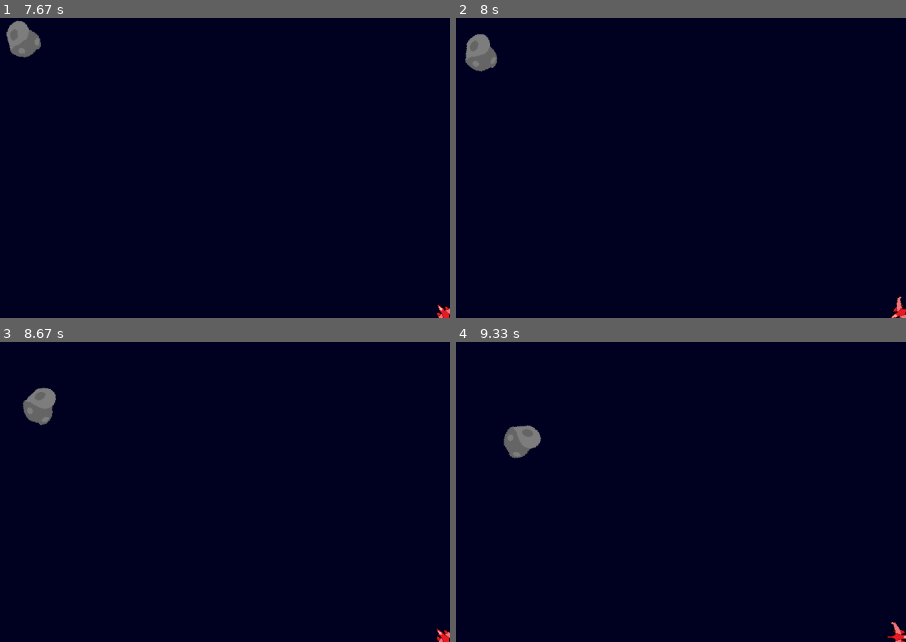
Above: before the commit, frames 1-4 (two rows, left to right).
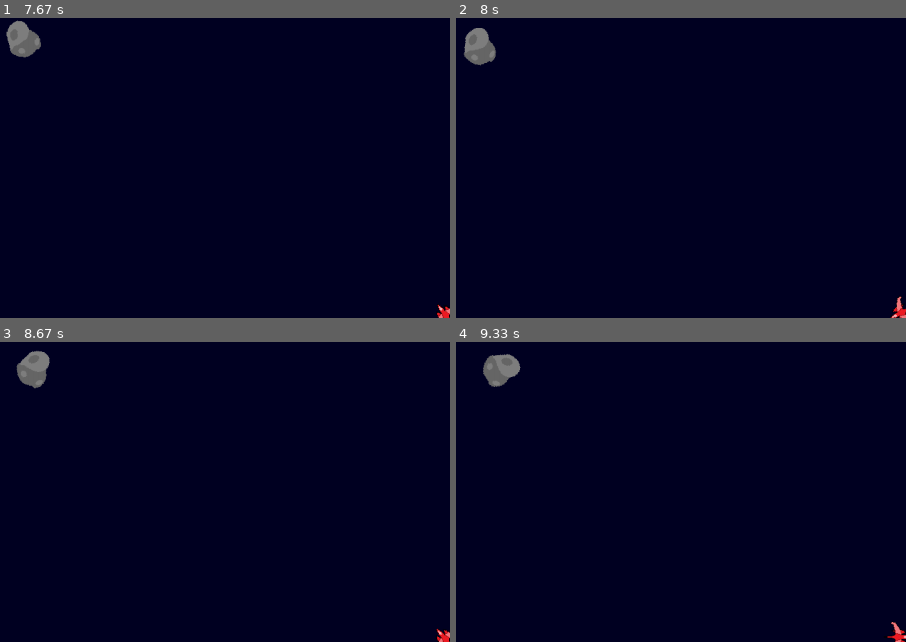
Above: after the commit, the same moments.

Repository: misha001-10/Project_Pygame
Game: pygame game, started from main.py
Two runs of this game, one before a commit and one after it. Both use one fixed random seed, a clock stepped at 60 frames per second and the inputs below.
Inputs:
- Up to frame 1 (7.67 s): tap F at 0.33 s; hold D 0.67-1.13 s; hold W 1.17-1.63 s; hold D 1.67-2.13 s; hold A 2.17-2.7 s; tap Shift at 2.73 s; hold S 3.07-3.37 s; hold A 3.4-3.8 s; hold W 3.83-4.2 s; hold D 4.23-4.87 s; hold S 4.9-5.27 s; hold A 5.3-5.77 s; tap Space at 5.37, 5.67, 5.87, 6.17, 6.37, 6.7, 7, 7.2, 7.5 s; hold D 5.8-6.27 s; hold W 6.3-6.6 s; hold D 6.63-7.1 s; hold A from 7.13 s (still down)
- Up to frame 2 (8 s): release A at 7.67 s; hold S from 7.7 s (still down); tap Space at 7.77 s; tap Shift at 7.85 s
- Up to frame 3 (8.67 s): release S at 8 s; hold A 8.03-8.43 s; tap Space at 8.1, 8.4, 8.53 s; hold W from 8.47 s (still down)
- Up to frame 4 (9.33 s): release W at 8.83 s; hold D from 8.87 s (still down); tap Space at 8.93, 9.23 s; tap Shift at 9.02 s
The pictures show only the part of the screen within x 1-51%, y 1-51%; the shares and areas given below are measured in that part.

Frame 1 is identical in both runs. In frame 2, 0.4% of the frame differs, in the area x 1-10%, y 3-18%; in frame 3, 1.4%, in the area x 3-13%, y 3-28%; in frame 4, 1.4%.

Commit message:
version 0.1.2: доработана проверка столкновений пуль с объектами

Diff:
--- a/M1_Objects.py
+++ b/M1_Objects.py
@@ -4,7 +4,8 @@
 
 
 class Object(pygame.sprite.Sprite):
-    def __init__(self, type, img, cord, angle=0, health=1500, weight=10, speed=[0, 0], angle_speed=-1, max_angle_speed=0):
+    def __init__(self, type, img: pygame.Surface, cord, angle=0, health=1500, weight=10, speed=[0, 0], angle_speed=-1,
+                 max_angle_speed=0):
         pygame.sprite.Sprite.__init__(self)
         self.img = img
         self.angle = angle
@@ -14,6 +15,7 @@
         self.max_angle_speed = max_angle_speed
         self.type = type
         print(self.img)
+        self.width, self.height = self.img.get_width(), self.img.get_height()
         self.image = pygame.transform.rotate(self.img, self.angle)
         self.image.set_colorkey((255, 255, 255))
         self.rect = self.image.get_rect()
@@ -21,16 +23,16 @@
         self.health = health
         self.weight = weight
 
-    def update(self, position) -> None:
+    def update(self) -> None:
         if self.health <= 0:
             self.kill()
         self.angle += self.angle_speed
         if self.angle < 0:
             self.angle = 360 - self.angle
         elif self.angle > 360:
-            #print(self.angle)
+            # print(self.angle)
             self.angle = 0 + (self.angle - 360)
-        #print(self.angle)
+        # print(self.angle)
         self.image = pygame.transform.rotate(self.img, self.angle)
         self.image.set_colorkey((255, 255, 255))
         old_center = self.rect.center
@@ -38,6 +40,8 @@
         self.rect.center = old_center
         self.cord[0] += self.speed[0]
         self.cord[1] += self.speed[1]
+
+    def calculation_relative_coordinates(self, position):
         self.rect.center = position[0] + self.cord[0], position[1] + self.cord[1]
 
     def action(self, *args, **kwargs) -> None:
@@ -48,23 +52,25 @@
     def __init__(self, position, cord, angle, parent):
         super(Bullet_Line, self).__init__()
         self.cord = cord.copy()
-        self.cord = random.randint(int(self.cord[0]) - 5, int(self.cord[0]) + 5), random.randint(int(self.cord[1]) - 5, int(self.cord[1]) + 5)
+        self.cord = random.randint(int(self.cord[0]) - 5, int(self.cord[0]) + 5), random.randint(int(self.cord[1]) - 5,
+                                                                                                 int(self.cord[1]) + 5)
         self.angle = random.randint(angle - 10, angle + 10)
-        self.end_cord = [self.cord[0] + 100 * math.cos(self.angle * math.pi / 180),
-                      self.cord[1] + 100 * math.sin(-self.angle * math.pi / 180)]
+        self.end_cord = [self.cord[0] + 700 * math.cos(self.angle * math.pi / 180),
+                         self.cord[1] + 700 * math.sin(-self.angle * math.pi / 180)]
         self.rect_cord = cord.copy()
         self.end_rect_cord = self.end_cord.copy()
         self.parent = parent
         self.color = (255, 255, 255)
         self.color_end = self.color
-        self.life = -1
-        self.update(position)
+        self.life = 0
 
-    def update(self, position):
+    def update(self):
         self.life += 1
         if self.life == 8:
             self.kill()
         self.color_end = self.color[0] - 28 * self.life, self.color[1] - 28 * self.life, self.color[2] - 28 * self.life
+
+    def calculation_relative_coordinates(self, position):
         self.rect_cord = self.cord[0] + position[0], self.cord[1] + position[1]
         self.end_rect_cord = self.end_cord[0] + position[0], self.end_cord[1] + position[1]
 
@@ -72,3 +78,30 @@
         pygame.draw.aaline(surface, self.color_end,
                            self.rect_cord,
                            self.end_rect_cord)
+
+        #k1 = ((self.end_cord[1] - self.cord[1]) / (
+        #        self.end_cord[0] - self.cord[0])) if self.end_cord[0] != self.cord[0] else 1000000000
+        #b1 = self.cord[1] - (k1 * self.cord[0])
+#
+        #k2 = 0
+        #b2 = 200
+        ## print(k1, b1 ,k2, b2)
+#
+        #x = ((b2 - b1) / (k1 - k2)) if k1 != k2 else False
+        #if x:
+        #    y = k2 * x + b2
+        #    pygame.draw.circle(surface, (255, 255, 255), (x, y), 5)
+
+
+class Animation(pygame.sprite.Sprite):
+    def __init__(self, cord):
+        super(Animation, self).__init__()
+        self.cord = cord
+        self.rect_cord = cord
+
+    def update(self, position):
+        self.rect_cord = self.cord[0] + position[0], self.cord[1] + position[1]
+
+    def draw(self, surface):
+        #print(self.rect_cord)
+        pygame.draw.circle(surface, (255, 255, 255), self.rect_cord, 5)
--- a/M2_Player.py
+++ b/M2_Player.py
@@ -30,6 +30,8 @@
         if keystate[pygame.K_SPACE]:
             self.speed = [self.speed[0] + self.speed_boost * math.cos(self.angle * math.pi / 180),
                           self.speed[1] + self.speed_boost * math.sin(-self.angle * math.pi / 180)]
+        if keystate[pygame.K_LSHIFT]:
+            self.speed = [0, 0]
             #print(self.speed)
         if not (new_angle is None):
             if abs(self.angle - new_angle) > self.max_angle_speed:
@@ -68,7 +70,7 @@
         self.rect.center = [720, 480]
         return position
 
-    def update(self, position) -> None:
+    def update(self, *args, **kwargs) -> None:
         pass
 
     def action(self, *args, **kwargs):
--- a/M3_Groups.py
+++ b/M3_Groups.py
@@ -1,10 +1,14 @@
 import pygame
+import M1_Objects
+import M4_Functions
+from pprint import pprint
 
 
 class Large_Sprite_Group():
     def __init__(self):
         self.all_objects = Object_Sprite_Group(self)
         self.all_line_bullet = Line_Bullet_Group(self)
+        self.all_animations = Animation_Group(self)
 
     def add(self, sprite):
         if sprite.type == 0:
@@ -15,16 +19,23 @@
     def update(self, *args, **kwargs):
         self.all_objects.update(*args, **kwargs)
         self.all_line_bullet.update(*args, **kwargs)
+        self.all_animations.update(*args, **kwargs)
+
+    def calculation_relative_coordinates(self, *args, **kwargs):
+        self.all_objects.calculation_relative_coordinates(*args, **kwargs)
+        self.all_line_bullet.calculation_relative_coordinates(*args, **kwargs)
 
     def action(self, *args, **kwargs):
         self.all_objects.action(*args, **kwargs)
 
     def collide(self):
         self.all_objects.collide()
+        self.all_line_bullet.collide_objekts(self.all_objects)
 
     def draw(self, screen):
         self.all_objects.draw(screen)
         self.all_line_bullet.draw(screen)
+        self.all_animations.draw(screen)
 
 
 class Object_Sprite_Group(pygame.sprite.Group):
@@ -47,6 +58,10 @@
             if new_sprits:
                 self.parent.all_line_bullet.add(new_sprits)
 
+    def calculation_relative_coordinates(self, *args, **kwargs):
+        for sprite in self.sprites():
+            sprite.calculation_relative_coordinates(*args, **kwargs)
+
 
 class Line_Bullet_Group(pygame.sprite.Group):
     def __init__(self, parent):
@@ -56,3 +71,60 @@
     def draw(self, surface: pygame.Surface) -> None:
         for i in self.sprites():
             i.draw(surface)
+
+    def collide_objekts(self, group):
+        for i in self.sprites():
+            if not i.life:
+                purpose = False
+                for j in group.sprites():
+                    pass
+                    if i.parent != j:
+                        points = M4_Functions.collide_line_rect(i, j)
+                        if any(points):
+                            #i.kill()
+                            len_line_point = {points[0]: False,
+                                              points[1]: False,
+                                              points[2]: False,
+                                              points[3]: False}
+                            #pprint(points)
+                            #pprint(len_line_point)
+                            if points[0]:
+                                len_line_point[points[0]] = (abs((points[0][0] - i.cord[0])) ** 2 + abs(
+                                    (points[0][1] - i.cord[1])) ** 2) ** 0.5
+                            if points[1]:
+                                len_line_point[points[1]] = (abs((points[1][0] - i.cord[0])) ** 2 + abs(
+                                    (points[1][1] - i.cord[1])) ** 2) ** 0.5
+                            if points[2]:
+                                len_line_point[points[2]] = (abs((points[2][0] - i.cord[0])) ** 2 + abs(
+                                    (points[2][1] - i.cord[1])) ** 2) ** 0.5
+                            if points[3]:
+                                len_line_point[points[3]] = (abs((points[3][0] - i.cord[0])) ** 2 + abs(
+                                    (points[3][1] - i.cord[1])) ** 2) ** 0.5
+                            i.end_cord = min([i for i in len_line_point.keys() if i], key=lambda x: len_line_point[x])
+                            purpose = j
+                if purpose:
+                    purpose.health -= 10
+                            #print(i.end_cord)
+                            #if points[0]:
+                            #    self.parent.all_animations.add(M1_Objects.Animation(points[0]))
+                            #if points[1]:
+                            #    self.parent.all_animations.add(M1_Objects.Animation(points[1]))
+                            #if points[2]:
+                            #    # print(points[2])
+                            #    self.parent.all_animations.add(M1_Objects.Animation(points[2]))
+                            #if points[3]:
+                            #    self.parent.all_animations.add(M1_Objects.Animation(points[3]))
+
+    def calculation_relative_coordinates(self, *args, **kwargs):
+        for sprite in self.sprites():
+            sprite.calculation_relative_coordinates(*args, **kwargs)
+
+
+class Animation_Group(pygame.sprite.Group):
+    def __init__(self, parent):
+        super(Animation_Group, self).__init__()
+        self.parent = parent
+
+    def draw(self, surface: pygame.Surface) -> None:
+        for i in self.sprites():
+            i.draw(surface)
--- /dev/null
+++ b/M4_Functions.py
@@ -0,0 +1,62 @@
+import pygame
+
+
+def collide_line_rect(line, rect):
+    points = [False, False, False, False]
+    k1 = ((line.end_cord[1] - line.cord[1]) / (
+            line.end_cord[0] - line.cord[0])) if line.end_cord[0] != line.cord[0] else 1000000000
+    b1 = line.cord[1] - (k1 * line.cord[0])
+    k2 = 0
+    b2 = rect.cord[1] - (rect.height / 2)
+    # print(k1, b1 ,k2, b2)
+    x = (((b2 - b1) / (k1 - k2)) if k1 != k2 else False) if abs(k1 - k2) >= 10 ** -6 else False
+    # print(abs(k1 - k2))
+    if x:
+        y = k2 * x + b2
+        if x > min(line.end_cord[0], line.cord[0]) and x < max(line.end_cord[0], line.cord[0]) and x > min(
+                rect.cord[0] + rect.width / 2, rect.cord[0] - rect.width / 2) and x < max(rect.cord[0] + rect.width / 2,
+                                                                                          rect.cord[
+                                                                                              0] - rect.width / 2):
+            points[0] = (x, y)
+            # print(0, (x, y))
+
+    k2 = 0
+    b2 = rect.cord[1] + (rect.height / 2)
+    # print(k1, b1 ,k2, b2)
+    x = (((b2 - b1) / (k1 - k2)) if k1 != k2 else False) if abs(k1 - k2) >= 10 ** -6 else False
+    # print(abs(k1 - k2))
+    if x:
+        y = k2 * x + b2
+        if x > min(line.end_cord[0], line.cord[0]) and x < max(line.end_cord[0], line.cord[0]) and x > min(
+                rect.cord[0] + rect.width / 2, rect.cord[0] - rect.width / 2) and x < max(rect.cord[0] + rect.width / 2,
+                                                                                          rect.cord[
+                                                                                              0] - rect.width / 2):
+            points[1] = (x, y)
+            # print(1, (x, y))
+
+    k1 = ((line.end_cord[0] - line.cord[0]) / (
+            line.end_cord[1] - line.cord[1])) if line.end_cord[1] != line.cord[1] else 1000000000
+    b1 = line.cord[0] - (k1 * line.cord[1])
+    k2 = 0
+    b2 = rect.cord[1] - (rect.height / 2)
+    y = (((b2 - b1) / (k1 - k2)) if k1 != k2 else False) if abs(k1 - k2) >= 10 ** -6 else False
+    if y:
+        x = k2 * y + b2
+        # print(x, y)
+        if y > min(line.end_cord[1], line.cord[1]) and y < max(line.end_cord[1], line.cord[1]) and y < max(
+                rect.cord[1] + rect.height / 2, rect.cord[1] - rect.height / 2) and y > min(
+                rect.cord[1] + rect.height / 2, rect.cord[1] - rect.height / 2):
+            points[2] = (x, y)
+
+    k2 = 0
+    b2 = rect.cord[1] + (rect.height / 2)
+    y = (((b2 - b1) / (k1 - k2)) if k1 != k2 else False) if abs(k1 - k2) >= 10 ** -6 else False
+    if y:
+        x = k2 * y + b2
+        # print(x, y)
+        if y > min(line.end_cord[1], line.cord[1]) and y < max(line.end_cord[1], line.cord[1]) and y < max(
+                rect.cord[1] + rect.height / 2, rect.cord[1] - rect.height / 2) and y > min(
+            rect.cord[1] + rect.height / 2, rect.cord[1] - rect.height / 2):
+            points[3] = (x, y)
+
+    return points
--- a/main.py
+++ b/main.py
@@ -35,9 +35,10 @@
             r = False
 
     position = player.update_player(position)
-    all_sprits.update(position)
+    all_sprits.update()
     all_sprits.action(position)
     all_sprits.collide()
+    all_sprits.calculation_relative_coordinates(position)
     #print(position)
 
     screen.fill((0, 0, 35))
